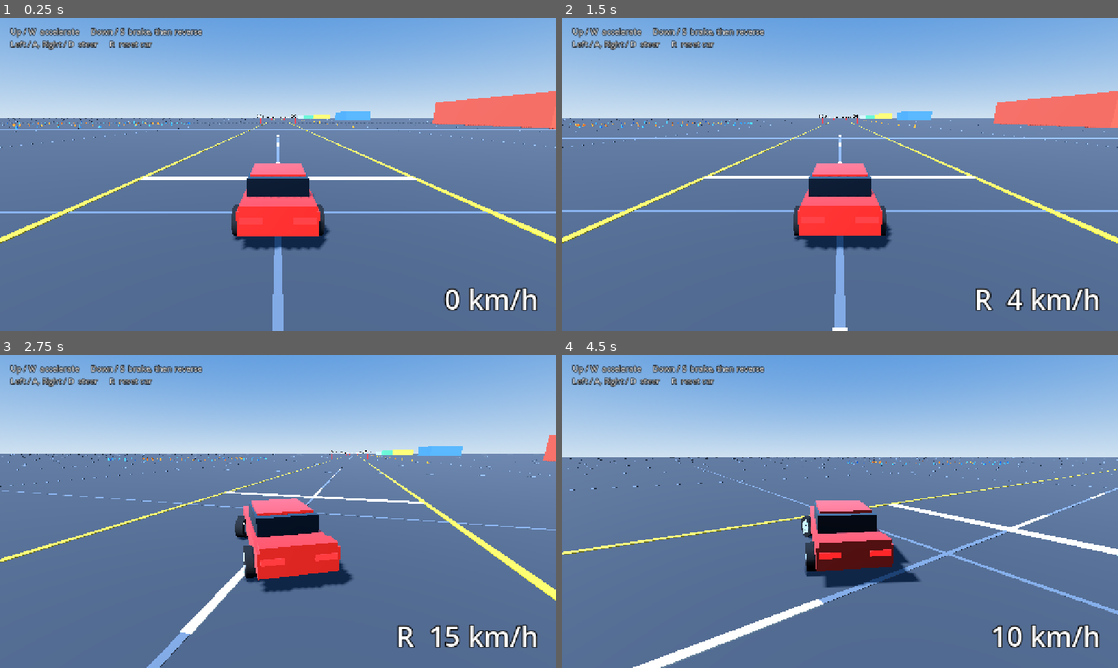
Above: before the commit, frames 1-4 (two rows, left to right).
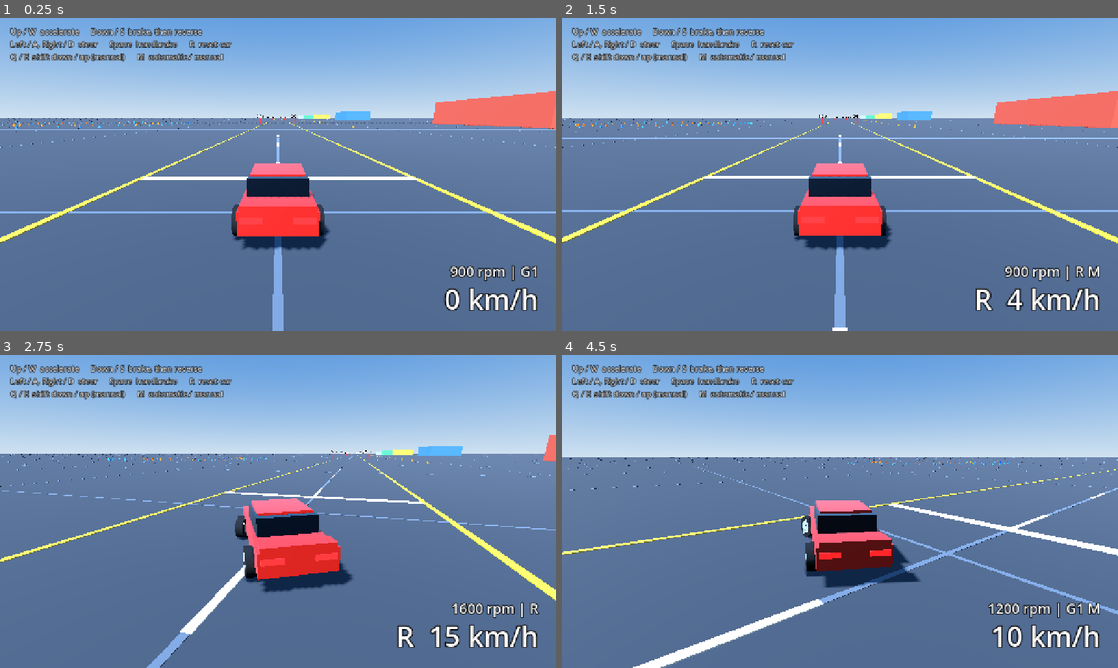
Above: after the commit, the same moments.

Repository: kokosro/factory-driver
Game: Godot game, scene res://scenes/main.tscn
Same seed, same stepped clock (60 frames per second), same inputs: the game is played once before the commit and once after it.
Inputs:
- Up to frame 1 (0.25 s): no input
- Up to frame 2 (1.5 s): tap Enter at 0.5 s; hold Right (steer_right) 0.53-1.28 s; tap M (toggle_gearbox) at 0.6, 1.35 s; tap R (reset_car) at 1.25 s; hold Down (brake) from 1.28 s (still down)
- Up to frame 3 (2.75 s): release Down (brake) at 2.03 s; hold Right (steer_right) from 2.03 s (still down); tap M (toggle_gearbox) at 2.1 s
- Up to frame 4 (4.5 s): release Right (steer_right) at 2.78 s; hold Up (accelerate) 2.78-3.53 s; tap M (toggle_gearbox) at 2.85, 3.6, 4.35 s; hold Left (steer_left) from 3.53 s (still down)

The runs differ from the first frame. In frame 1, 1.4% of the frame differs, in the area x 1-97%, y 7-84%; in frame 2, 1.4%; in frame 3, 1.4%; in frame 4, 1.5%.

Commit message:
HUD tach line: engine RPM and gear, warning colour near redline

Diff:
--- a/scenes/hud.tscn
+++ b/scenes/hud.tscn
@@ -25,14 +25,35 @@
 horizontal_alignment = 2
 vertical_alignment = 2
 
+[node name="RpmLabel" type="Label" parent="."]
+anchors_preset = 3
+anchor_left = 1.0
+anchor_top = 1.0
+anchor_right = 1.0
+anchor_bottom = 1.0
+offset_left = -440.0
+offset_top = -170.0
+offset_right = -40.0
+offset_bottom = -115.0
+grow_horizontal = 0
+grow_vertical = 0
+theme_override_colors/font_color = Color(1, 1, 1, 1)
+theme_override_colors/font_outline_color = Color(0, 0, 0, 1)
+theme_override_constants/outline_size = 8
+theme_override_font_sizes/font_size = 32
+text = "900 rpm | G1"
+horizontal_alignment = 2
+vertical_alignment = 2
+
 [node name="ControlsLabel" type="Label" parent="."]
 offset_left = 24.0
 offset_top = 18.0
-offset_right = 624.0
+offset_right = 824.0
 offset_bottom = 118.0
 theme_override_colors/font_color = Color(1, 1, 1, 0.85)
 theme_override_colors/font_outline_color = Color(0, 0, 0, 1)
 theme_override_constants/outline_size = 6
 theme_override_font_sizes/font_size = 18
 text = "Up / W  accelerate      Down / S  brake, then reverse
-Left / A, Right / D  steer      R  reset car"
+Left / A, Right / D  steer      Space  handbrake      R  reset car
+Q / E  shift down / up (manual)      M  automatic / manual"
--- a/scripts/hud.gd
+++ b/scripts/hud.gd
@@ -1,13 +1,28 @@
 extends CanvasLayer
-## Minimal driving HUD: a speed readout so the driving feel can be checked.
+## Minimal driving HUD: speed, plus a tach line (engine RPM and gear) so the
+## driving feel can be checked.
+
+## Tach text colour normally and from ArcadeCar.SHIFT_LIGHT_RPM up.
+const TACH_COLOR := Color(1, 1, 1, 1)
+const TACH_REDLINE_COLOR := Color(1.0, 0.3, 0.2, 1)
 
 @export var car: ArcadeCar
 
 @onready var _speed_label: Label = $SpeedLabel
+@onready var _rpm_label: Label = $RpmLabel
 
 
 func _process(_delta: float) -> void:
 	if not car:
 		return
-	var gear := "R  " if car.forward_speed < -ArcadeCar.STANDSTILL_SPEED else ""
+	var reversing := car.forward_speed < -ArcadeCar.STANDSTILL_SPEED
+	var gear := "R  " if reversing else ""
 	_speed_label.text = "%s%d km/h" % [gear, roundi(car.speed_kmh)]
+
+	var gear_name := "R" if reversing else ("N" if car.gear == 0 else "G%d" % car.gear)
+	if not car.automatic:
+		gear_name += " M"
+	# Rounded to 50 rpm so the readout does not flicker.
+	_rpm_label.text = "%d rpm | %s" % [roundi(car.engine_rpm / 50.0) * 50, gear_name]
+	var near_redline := car.engine_rpm >= ArcadeCar.SHIFT_LIGHT_RPM
+	_rpm_label.add_theme_color_override("font_color", TACH_REDLINE_COLOR if near_redline else TACH_COLOR)
